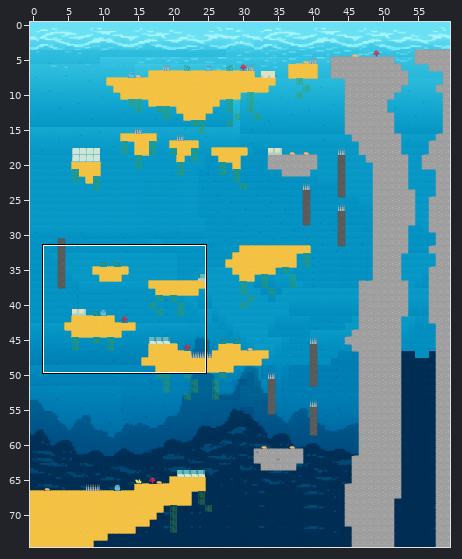
A Tiled map gets an edit: maps/primeira_fase.tmx. Above, an overview of the earlier version with the close-up marked.
Close-up. Earlier state:
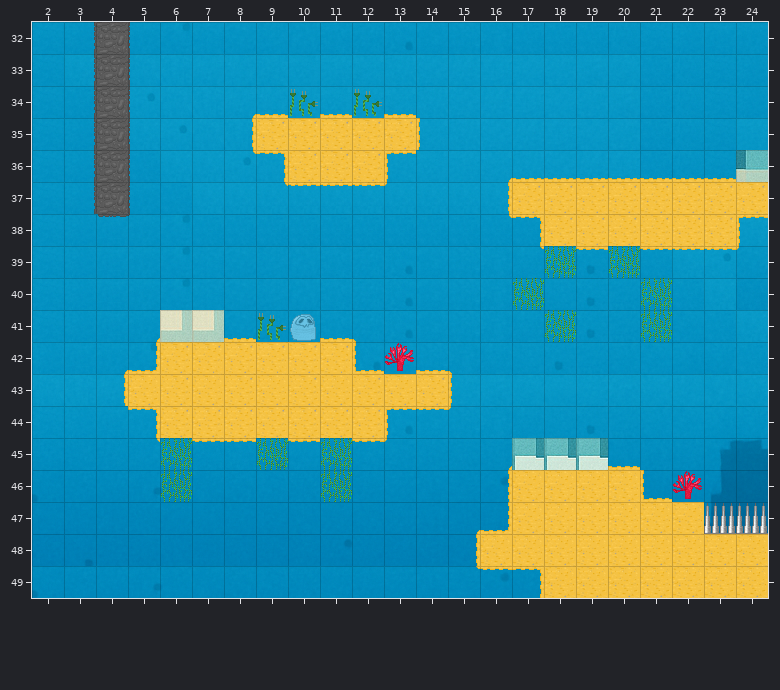
Cells are 32x32 px. Shown: x 2..24, y 32..49. The commit also changed other parts of the map, which this record leaves out.
The same view after the edit:
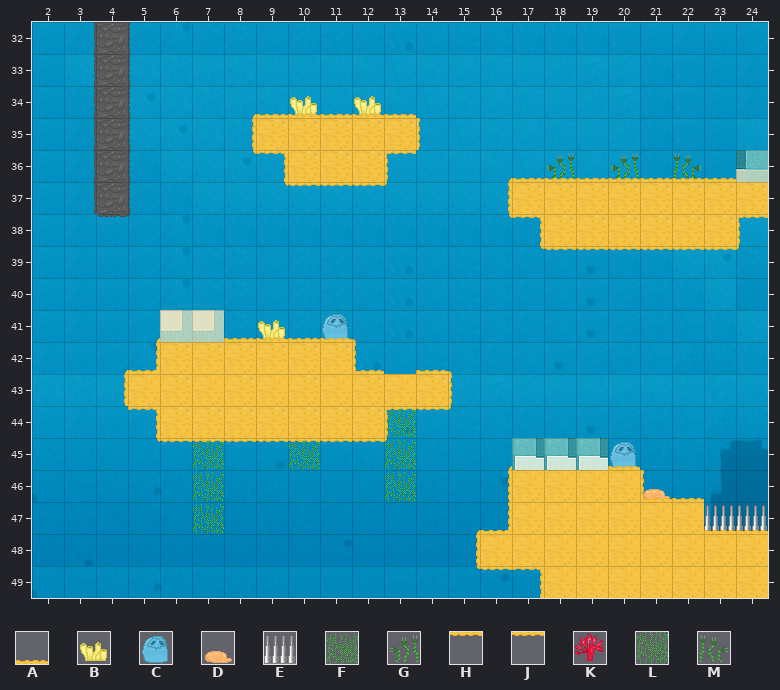
Key: from "Tiles_Fase1": A 52, B 76, C 77, D 78, E 86, F 88, G 89, H 92, J 93, K 96, L 98, M 99.
_ is an empty cell.
Tiles of an added or newly shown layer are drawn over the layers below it.
What changed:
Layer "decoracao" (added):
The edit adds tile C in row 41 at x 11.
Layer "espinhos" (added):
The edit adds tile B in row 34 at x 10 and 12; in row 41 at x 9.
The edit adds tile C in row 45 at x 20.
The edit adds tile D in row 46 at x 21.
The edit adds tile E in row 47 at x 23 to 24.
The edit adds tile F in row 44 at x 13; in row 45 at x 7, 10 and 13; in row 46 at x 7 and 13; in row 47 at x 7.
The edit adds tile G in row 36 at x 18 and 20.
The edit adds tile M in row 36 at x 22.
Layer "floor":
Tile C gives way to tile A in row 41 at x 10.
Tile E gives way to tile A in row 47 at x 23 to 24.
Tile K gives way to tile A in row 46 at x 22.
Tile M gives way to tile A in row 34 at x 10 and 12; in row 41 at x 9.
Tile L gives way to tile H in row 39 at x 18 and 20; in row 45 at x 6 and 9.
Tile L gives way to tile J in row 45 at x 11.
Tile K is gone in row 42 at x 13.
Tile L is gone in row 40 at x 17 and 21; in row 41 at x 18 and 21; in row 46 at x 6 and 11.
